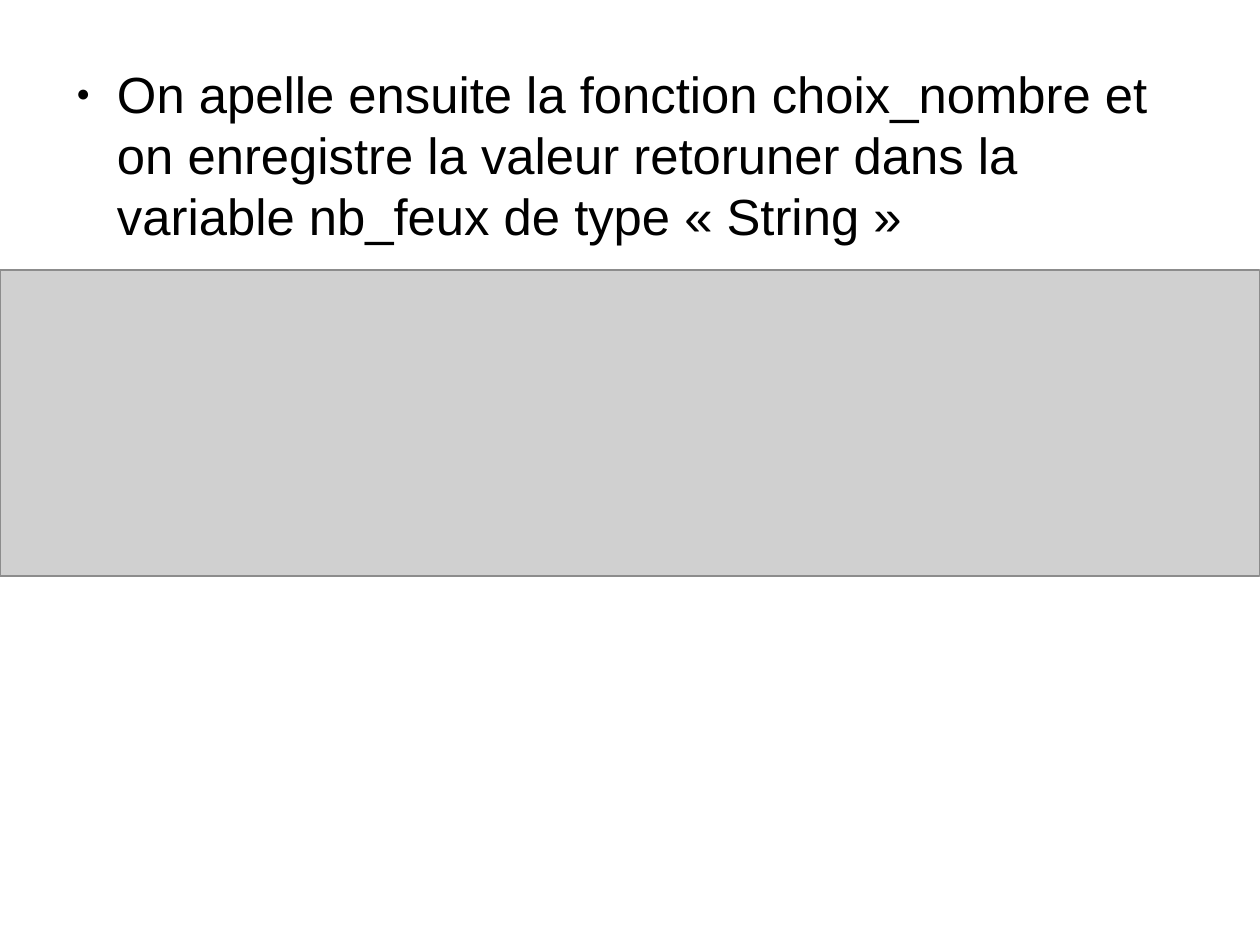
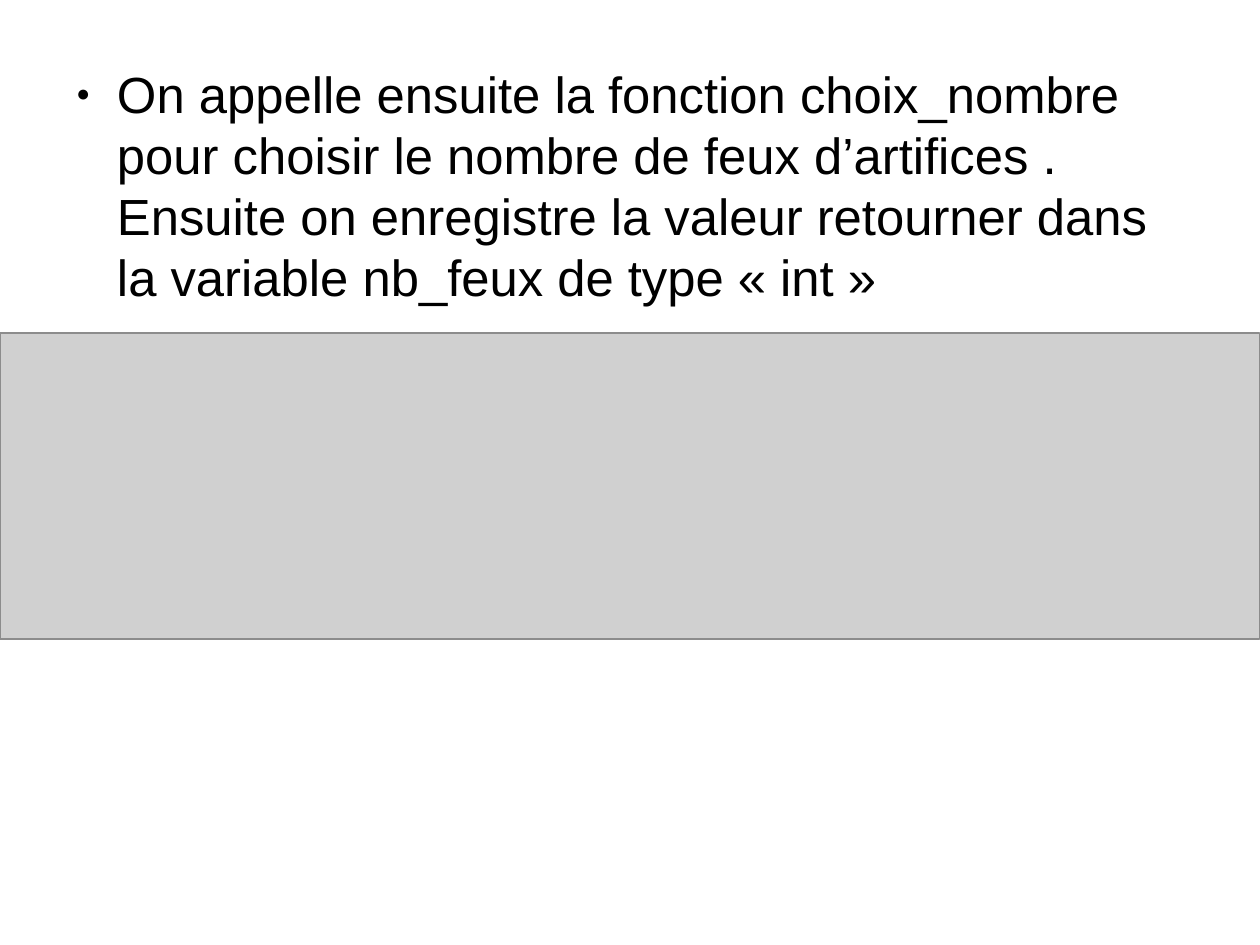
Before and after one commit to chuchodal/diapo-mini-projet, a slide deck: slide 3 of diapo_mini_projet.odp. Drawn at 1260x945 pixels with LibreOffice and Linux fonts; fonts in the diff are those of the drawing; grey boxes stand for pictures. Boxes give left, top, right and bottom in pixels: in the first picture for what was removed or moved away, otherwise in the second. Text is boxed around its words. In the diff, an @@ line names an element or a change of style, - is before the commit and + after.

Commit message:
nouveau diapo
jai apporter les modifications pour le developpement global .
Dis moi ce que t'en pense

```diff
--- a/diapo_mini_projet.odp
+++ b/diapo_mini_projet.odp
@@ text at <box>117,76,1147,307</box>: text changed @@
-● On apelle ensuite la fonction choix_nombre et on enregistre la valeur retoruner dans la variable nb_feux de type « String »
+● On appelle ensuite la fonction choix_nombre pour choisir le nombre de feux d’artifices . Ensuite on enregistre la valeur retourner dans la variable nb_feux de type « int »
@@ picture: place and size @@
-picture at <box>0,270,1260,576</box>
+picture at <box>0,333,1260,639</box>
```
Also in this commit, not shown: 4 other slides changed, 6 slides added, 1 slide removed.
